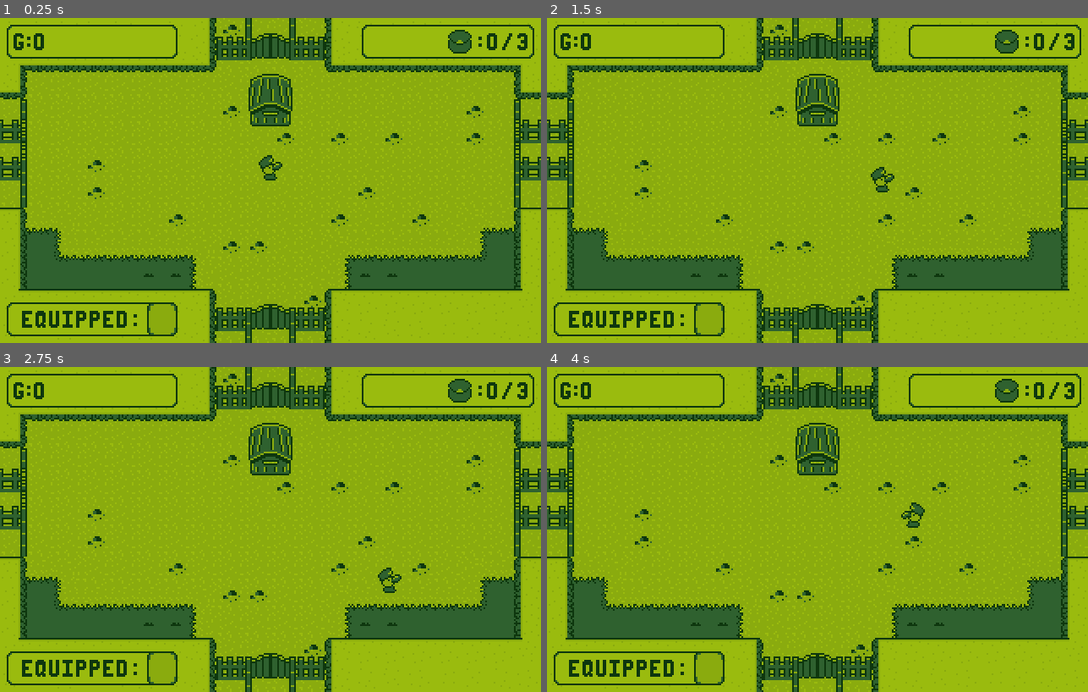
Above: before the commit, frames 1-4 (two rows, left to right).
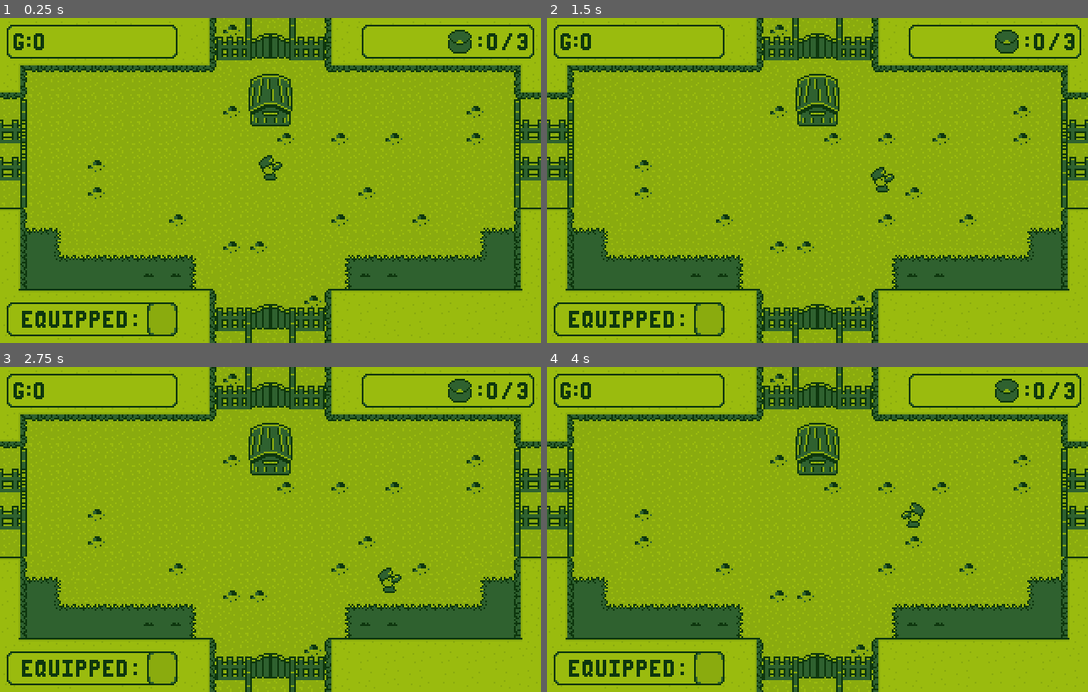
Above: after the commit, the same moments.

Repository: MrPiedPiper/LD46
Game: Godot game, scene res://scenes/main/Main.tscn
The game is run twice, just before and just after one commit, with the same random seed, the same clock (stepped at 60 frames per second) and the same inputs. The project has no main scene, so this scene is started directly.
Inputs (mouse positions are in pixels of both pictures, inside the frame that each line leads up to):
- Up to frame 1 (0.25 s): no input
- Up to frame 2 (1.5 s): tap Enter at 0.5 s; move the mouse to (936, 164) at 0.52 s; hold Right (ui_right) 0.53-1.28 s; click (936, 164) at 0.6 s; move the mouse to (709, 196) at 1.27 s; hold Down (ui_down) from 1.28 s (still down); right-click (709, 196) at 1.35 s; click (709, 196) at 1.42 s
- Up to frame 3 (2.75 s): move the mouse to (324, 458) at 2.02 s; release Down (ui_down) at 2.03 s; hold Right (ui_right) from 2.03 s (still down); click (324, 458) at 2.1 s
- Up to frame 4 (4 s): move the mouse to (790, 594) at 2.77 s; release Right (ui_right) at 2.78 s; hold Up (ui_up) 2.78-3.53 s; right-click (790, 594) at 2.85 s; click (790, 594) at 2.92 s; move the mouse to (979, 578) at 3.52 s; hold Left (ui_left) from 3.53 s (still down); click (979, 578) at 3.6 s

The runs differ from the first frame. In frame 1, less than 0.1% of the frame differs, in the area x 4-96%, y 30-39%; in frame 2, less than 0.1%; in frame 3, less than 0.1%; in frame 4, less than 0.1%.

Commit message:
More sounds and some ui

Diff:
--- /dev/null
+++ b/Open.gd
@@ -0,0 +1,16 @@
+extends Node2D
+
+
+# Declare member variables here. Examples:
+# var a = 2
+# var b = "text"
+
+
+# Called when the node enters the scene tree for the first time.
+func _ready():
+	pass # Replace with function body.
+
+
+# Called every frame. 'delta' is the elapsed time since the previous frame.
+#func _process(delta):
+#	pass
--- a/project.godot
+++ b/project.godot
@@ -67,8 +67,13 @@
 "events": [ Object(InputEventMouseButton,"resource_local_to_scene":false,"resource_name":"","device":0,"alt":false,"shi …(212 unchanged characters)…
  ]
 }
+action_scroll={
+"deadzone": 0.5,
+"events": [ Object(InputEventMouseButton,"resource_local_to_scene":false,"resource_name":"","device":0,"alt":false,"shift":false,"control":false,"meta":false,"command":false,"button_mask":0,"position":Vector2( 0, 0 ),"global_position":Vector2( 0, 0 ),"factor":1.0,"button_index":4,"pressed":false,"doubleclick":false,"script":null)
+, Object(InputEventMouseButton,"resource_local_to_scene":false,"resource_name":"","device":0,"alt":false,"shift":false,"control":false,"meta":false,"command":false,"button_mask":0,"position":Vector2( 0, 0 ),"global_position":Vector2( 0, 0 ),"factor":1.0,"button_index":5,"pressed":false,"doubleclick":false,"script":null)
+ ]
+}
 
 [rendering]
 
-quality/2d/use_pixel_snap=true
 environment/default_environment="res://default_env.tres"
--- a/scenes/farmland/Farmland.gd
+++ b/scenes/farmland/Farmland.gd
@@ -3,6 +3,7 @@
 onready var collider = $Area2D/CollisionShape2D
 onready var sprite_speed = $SpeedSprite
 onready var sprite_quality = $QualitySprite
+onready var audio = $AudioStreamPlayer2D
 
 export var speed_texture:Texture
 export var quality_texture:Texture
@@ -12,6 +13,7 @@
 
 func _process(delta):
 	if $Crop.get_child_count() == 0:
+		audio.play(0)
 		collider.disabled = false
 	else:
 		collider.disabled = true
--- a/scenes/farmland/Farmland.tscn
+++ b/scenes/farmland/Farmland.tscn
@@ -1,9 +1,10 @@
-[gd_scene load_steps=6 format=2]
+[gd_scene load_steps=7 format=2]
 
 [ext_resource path="res://scenes/farmland/Farmland.gd" type="Script" id=1]
 [ext_resource path="res://scenes/farmland/farmland.png" type="Texture" id=2]
 [ext_resource path="res://scenes/farmland/speed_upgrade.png" type="Texture" id=3]
 [ext_resource path="res://scenes/farmland/quality_upgrade.png" type="Texture" id=4]
+[ext_resource path="res://sounds/pickup.wav" type="AudioStream" id=5]
 
 [sub_resource type="RectangleShape2D" id=1]
 extents = Vector2( 8, 8 )
@@ -38,3 +39,6 @@
 position = Vector2( 0, 1 )
 texture = ExtResource( 2 )
 offset = Vector2( 0, -1 )
+
+[node name="AudioStreamPlayer2D" type="AudioStreamPlayer2D" parent="."]
+stream = ExtResource( 5 )
--- a/scenes/main/Main.tscn
+++ b/scenes/main/Main.tscn
@@ -13,6 +13,7 @@
 [ext_resource path="res://scenes/ui/play_ui/gate_crazy.png" type="Texture" id=11]
 [ext_resource path="res://scenes/VendingMachine/VendingMachine.tscn" type="PackedScene" id=12]
 [ext_resource path="res://scenes/VendingMachine/button_price.png" type="Texture" id=13]
+[ext_resource path="res://scenes/Music/peaceful_slow_version.wav" type="AudioStream" id=14]
 
 [sub_resource type="TileSet" id=1]
 0/name = "grass_tilemap.png 0"
@@ -32,6 +33,10 @@
 0/autotile/z_index_map = [  ]
 0/occluder_offset = Vector2( 0, 0 )
 0/navigation_offset = Vector2( 0, 0 )
+0/shape_offset = Vector2( 0, 0 )
+0/shape_transform = Transform2D( 1, 0, 0, 1, 0, 0 )
+0/shape_one_way = false
+0/shape_one_way_margin = 0.0
 0/shapes = [  ]
 0/z_index = 0
 1/name = "dirt_tilemap.png 1"
@@ -42,6 +47,10 @@
 1/tile_mode = 0
 1/occluder_offset = Vector2( 0, 0 )
 1/navigation_offset = Vector2( 0, 0 )
+1/shape_offset = Vector2( 0, 0 )
+1/shape_transform = Transform2D( 1, 0, 0, 1, 0, 0 )
+1/shape_one_way = false
+1/shape_one_way_margin = 0.0
 1/shapes = [  ]
 1/z_index = 0
 
@@ -228,6 +237,11 @@
 0/autotile/z_index_map = [  ]
 0/occluder_offset = Vector2( 0, 0 )
 0/navigation_offset = Vector2( 0, 0 )
+0/shape_offset = Vector2( 0, 0 )
+0/shape_transform = Transform2D( 1, 0, 0, 1, 0, 0 )
+0/shape = SubResource( 2 )
+0/shape_one_way = false
+0/shape_one_way_margin = 1.0
 0/shapes = [ {
 "autotile_coord": Vector2( 0, 0 ),
 "one_way": false,
@@ -672,6 +686,11 @@
 [node name="UI" type="Node" parent="."]
 
 [node name="Play_UI" parent="UI" instance=ExtResource( 4 )]
+
+[node name="AudioStreamPlayer2D" type="AudioStreamPlayer2D" parent="."]
+pause_mode = 2
+stream = ExtResource( 14 )
+autoplay = true
 [connection signal="deposited_in_bin" from="YSort/Player" to="." method="_on_Player_deposited_in_bin"]
 [connection signal="got_item" from="YSort/Player" to="." method="_on_Player_got_item"]
 [connection signal="got_score" from="YSort/Player" to="." method="_on_Player_got_score"]
Not shown, added: scenes/Music/peaceful_long_loop.wav.import
Not shown, added: scenes/Music/peaceful_slow_version.wav.import
Not shown: 1 places in scenes/main/Main.tscn that only renumber resources
Binary file added: scenes/ui/menu/title.aseprite
Binary file added: scenes/ui/menu/title.png
Not shown, added: scenes/ui/menu/title.png.import
Not shown, added: sounds/pickup.sfs
Not shown, added: sounds/pickup.wav
